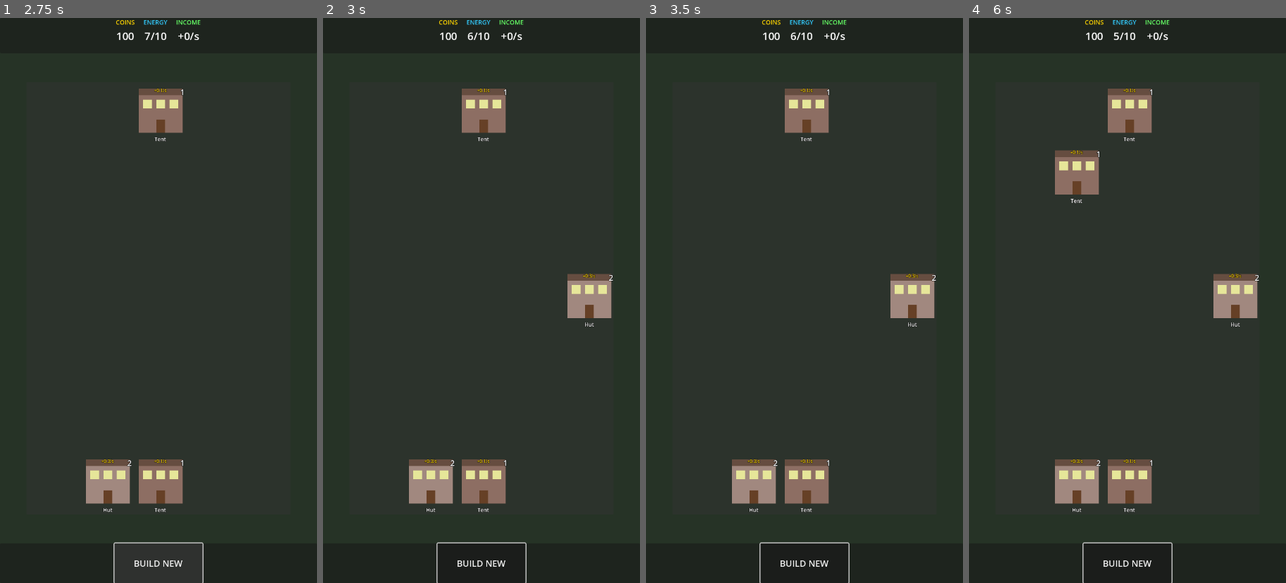
Above: before the commit, frames 1-4 (left to right).
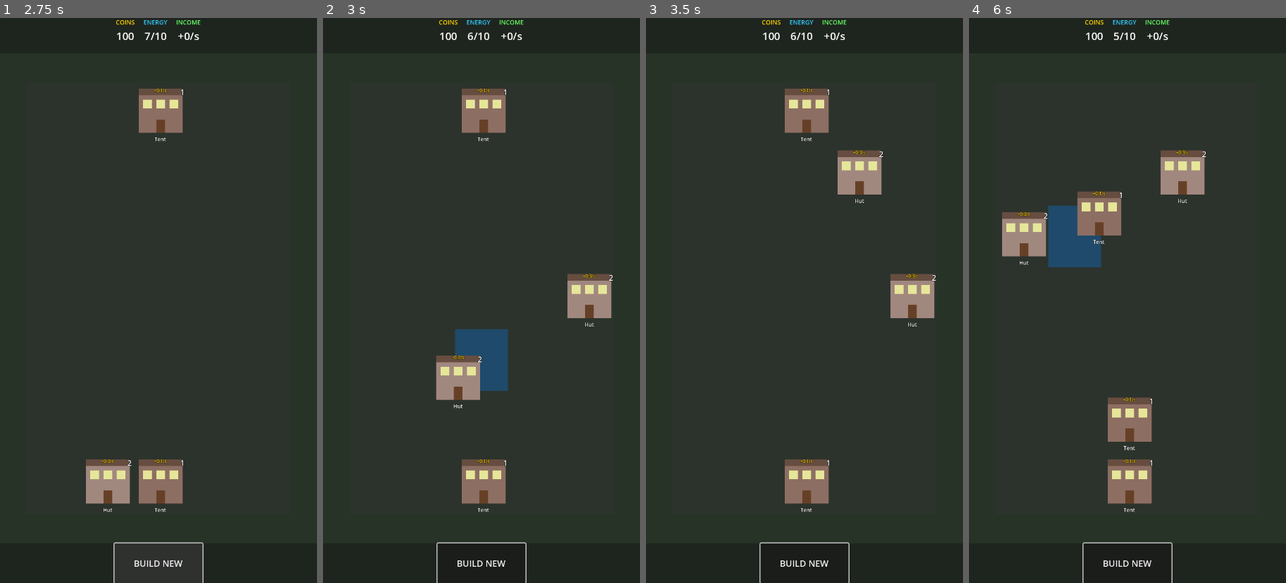
Above: after the commit, the same moments.

Repository: Josefinolis/mobile-civ-merging-game
Game: Godot game, scene res://scenes/main.tscn
Same seed, same stepped clock (60 frames per second), same inputs: the game is played once before the commit and once after it.
Inputs (mouse positions are in pixels of both pictures, inside the frame that each line leads up to):
- Up to frame 1 (2.75 s): click "BUILD NEW" at 0.5 s; click "BUILD NEW" at 1.25 s; click "BUILD NEW" at 2 s
- Up to frame 2 (3 s): tap Enter at 2.75 s; drag from (430, 486) to (513, 176) at 2.77 s
- Up to frame 3 (3.5 s): no input
- Up to frame 4 (6 s): drag from (1130, 114) to (1111, 413) at 3.52 s; move the mouse to (1130, 486) at 4.27 s; click (1130, 486) at 4.42 s; tap Space at 5 s; drag from (1235, 300) to (1032, 215) at 5.02 s; drag from (1076, 176) to (1143, 300) at 5.77 s

Frame 1 is identical in both runs. In frame 2, 3.6% of the frame differs, in the area x 27-59%, y 55-88%; in frame 3, 2.2%; in frame 4, 10%, in the area x 10-92%, y 12-88%.

Commit message:
Fix: enable drag & drop by setting mouse_filter to IGNORE on child nodes

Diff:
--- a/scenes/building.tscn
+++ b/scenes/building.tscn
@@ -11,6 +11,7 @@
 script = ExtResource("1_building")
 
 [node name="Sprite" type="ColorRect" parent="."]
+mouse_filter = 2
 layout_mode = 1
 anchors_preset = 15
 anchor_right = 1.0
@@ -22,6 +23,7 @@
 color = Color(0.545098, 0.431373, 0.388235, 1)
 
 [node name="Roof" type="ColorRect" parent="Sprite"]
+mouse_filter = 2
 layout_mode = 1
 anchors_preset = 10
 anchor_right = 1.0
@@ -30,6 +32,7 @@
 color = Color(0.4, 0.3, 0.25, 1)
 
 [node name="Window1" type="ColorRect" parent="Sprite"]
+mouse_filter = 2
 layout_mode = 0
 offset_left = 10.0
 offset_top = 25.0
@@ -38,6 +41,7 @@
 color = Color(0.9, 0.9, 0.6, 1)
 
 [node name="Window2" type="ColorRect" parent="Sprite"]
+mouse_filter = 2
 layout_mode = 0
 offset_left = 40.0
 offset_top = 25.0
@@ -46,6 +50,7 @@
 color = Color(0.9, 0.9, 0.6, 1)
 
 [node name="Window3" type="ColorRect" parent="Sprite"]
+mouse_filter = 2
 layout_mode = 0
 offset_left = 70.0
 offset_top = 25.0
@@ -54,6 +59,7 @@
 color = Color(0.9, 0.9, 0.6, 1)
 
 [node name="Door" type="ColorRect" parent="Sprite"]
+mouse_filter = 2
 layout_mode = 1
 anchors_preset = 7
 anchor_left = 0.5
@@ -68,6 +74,7 @@
 color = Color(0.4, 0.25, 0.15, 1)
 
 [node name="LevelLabel" type="Label" parent="."]
+mouse_filter = 2
 layout_mode = 1
 anchors_preset = 1
 anchor_left = 1.0
@@ -84,6 +91,7 @@
 vertical_alignment = 1
 
 [node name="NameLabel" type="Label" parent="."]
+mouse_filter = 2
 layout_mode = 1
 anchors_preset = 12
 anchor_top = 1.0
@@ -101,6 +109,7 @@
 vertical_alignment = 1
 
 [node name="CoinIndicator" type="Label" parent="."]
+mouse_filter = 2
 layout_mode = 1
 anchors_preset = 10
 anchor_right = 1.0
